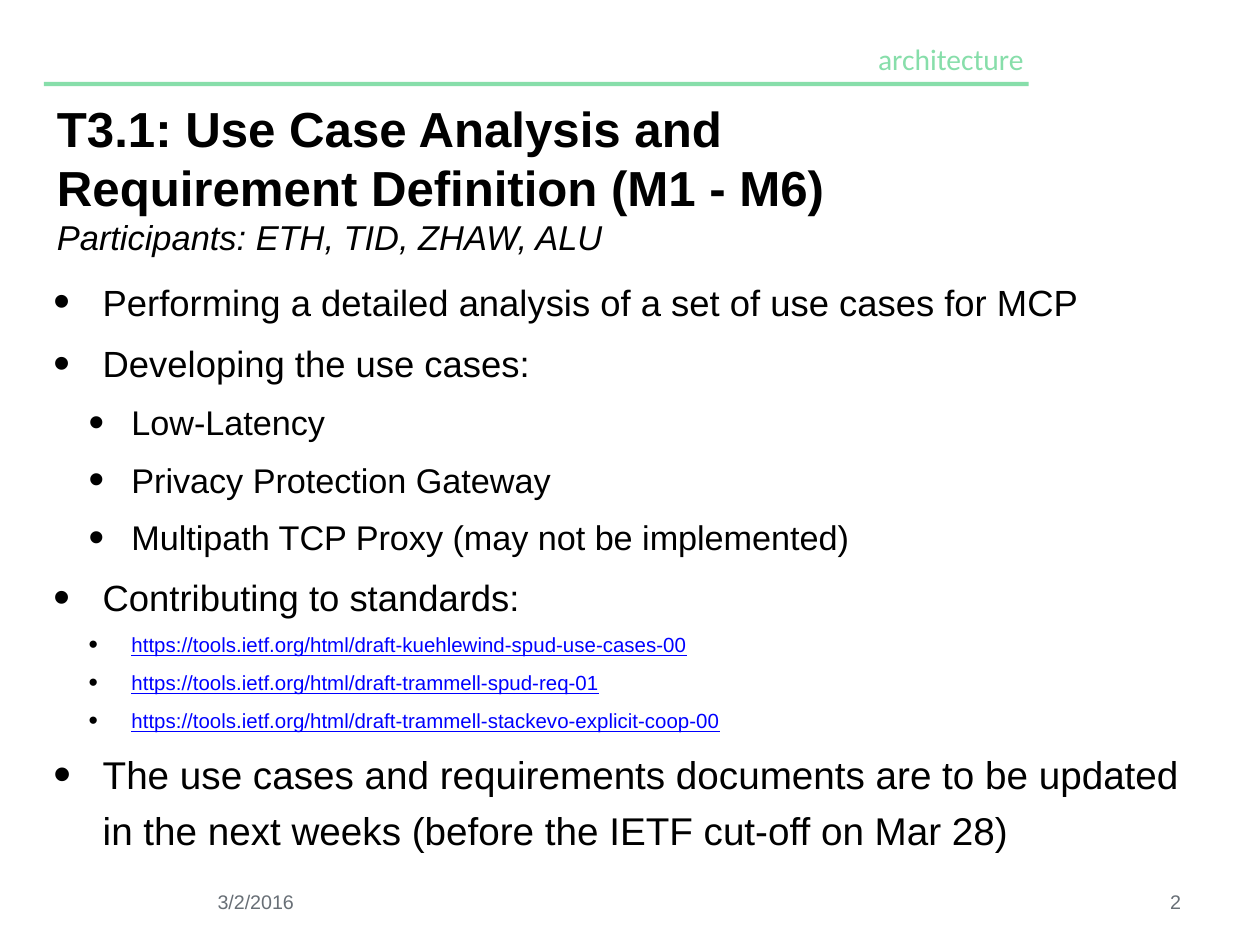
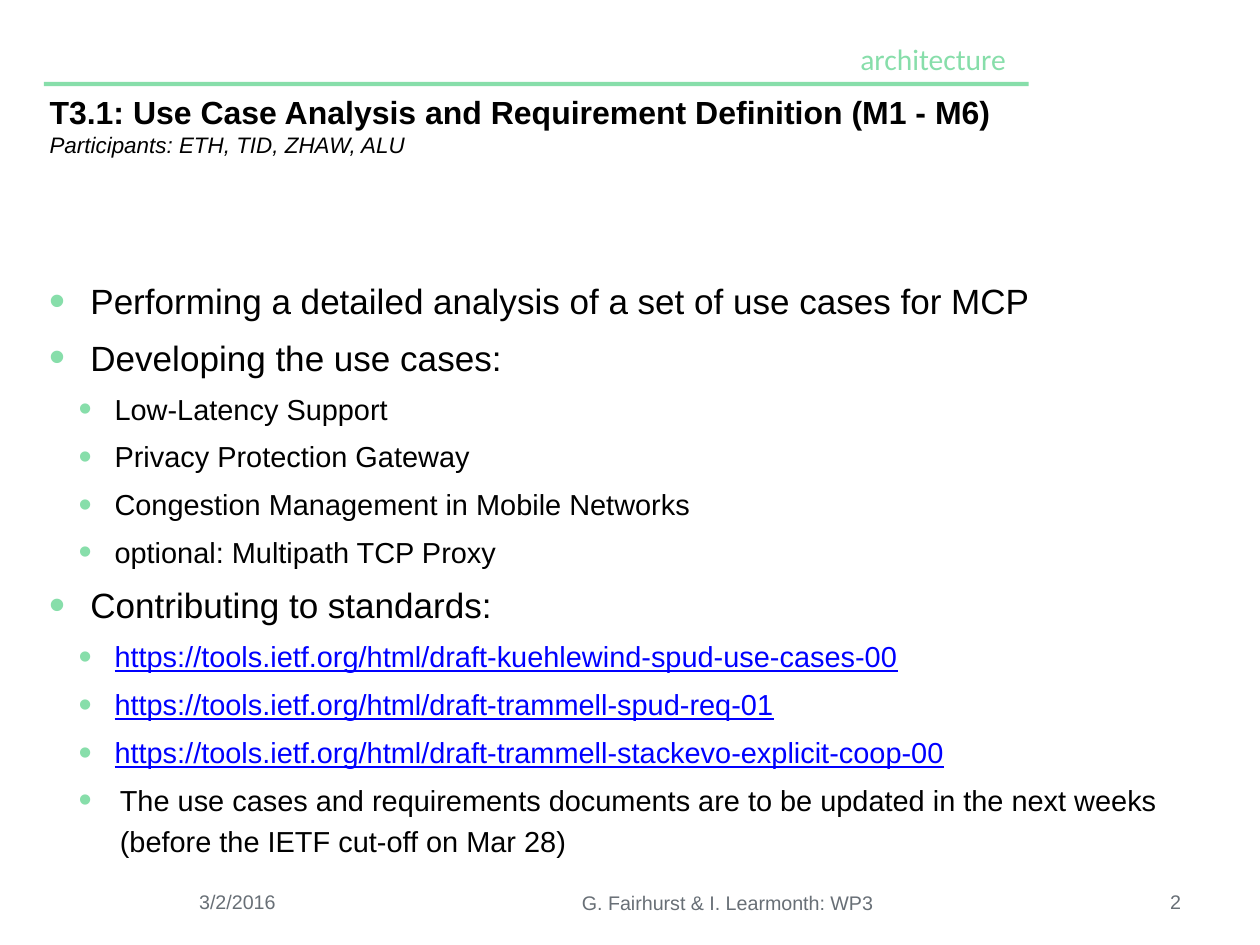
Before and after one commit to mami-project/roadshows, a slide deck: slide 2 of kickoff/wp3-eu-summary.pptx. Drawn at 1260x945 pixels with LibreOffice and Linux fonts; fonts in the diff are those of the drawing; background and template pictures are left out. Boxes give left, top, right and bottom in pixels: in the first picture for what was removed or moved away, otherwise in the second. Text is boxed around its words. In the diff, an @@ line names an element or a change of style, - is before the commit and + after.

```diff
--- a/kickoff/wp3-eu-summary.pptx
+++ b/kickoff/wp3-eu-summary.pptx
@@ text "architecture": place and size @@
-text "architecture" at [878,49,1023,70]
+text "architecture" at [860,49,1005,70]
@@ title "T3.1: Use Case Analysis and ..." at [50,100,990,158]: size 40 to 26 pt in "T3.1: Use Case Analysis and Requirement Definition ..."; size 28 to 18.2 pt in "Participants: ETH, TID, ZHAW, ALU" @@
@@ text at [90,288,1156,858]: size 29.6 to 28.6 pt in "Performing a detailed analysis of a set ...", "Developing the use cases:", "Contributing to standards:"; size 27.8 to 23.5 pt in "Privacy Protection Gateway"; size 16.6 to 23.5 pt in "https://tools.ietf.org/html/draft-kuehlewind-spud-use-cases- ...", "https://tools.ietf.org/html/draft-trammell-spud-req-01", "https://tools.ietf.org/html/draft-trammell-stackevo-explicit ..."; size 31.4 to 23.5 pt in "The use cases and requirements documents are ..."; indent changed; less space between paragraphs; bullet colour #000000 to #87DEAA; list level 1 to 2 in "The use cases and requirements ..." @@
@@ text at [115,399,388,425]: text changed; size 27.8 to 23.5 pt @@
-  • Low-Latency
+  • Low-Latency Support
@@ text at [115,494,689,568]: text changed; size 27.8 to 23.5 pt @@
-  • Multipath TCP Proxy (may not be implemented)
+  • Congestion Management in Mobile Networks
+  • optional: Multipath TCP Proxy
@@ text "3/2/2016" at [199,894,275,909]: alignment centre to left @@
@@ text added at [582,895,873,910], 16 pt, text #686F76 @@
+G. Fairhurst & I. Learmonth: WP3
```
Also in this commit, not shown: 3 other slides changed.
